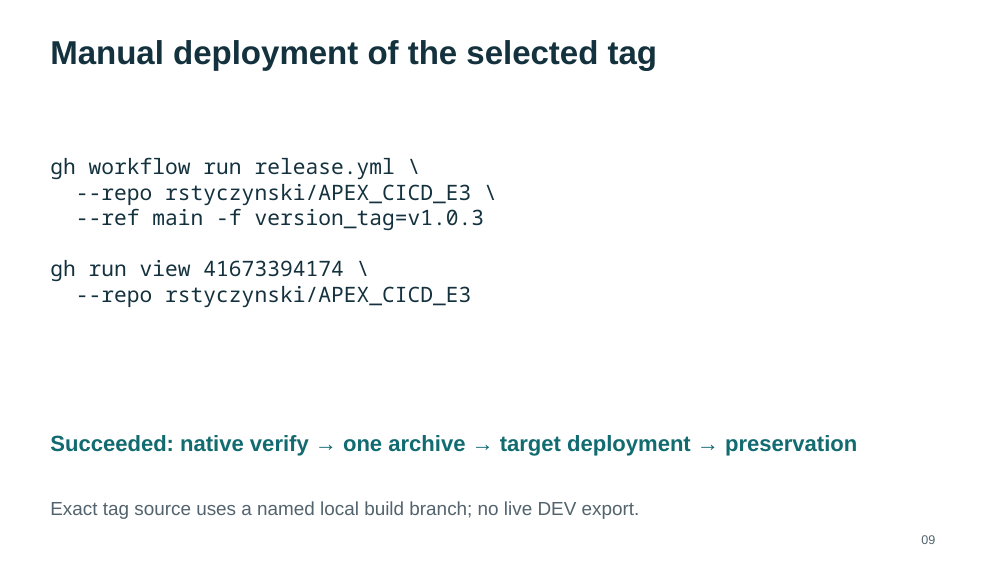
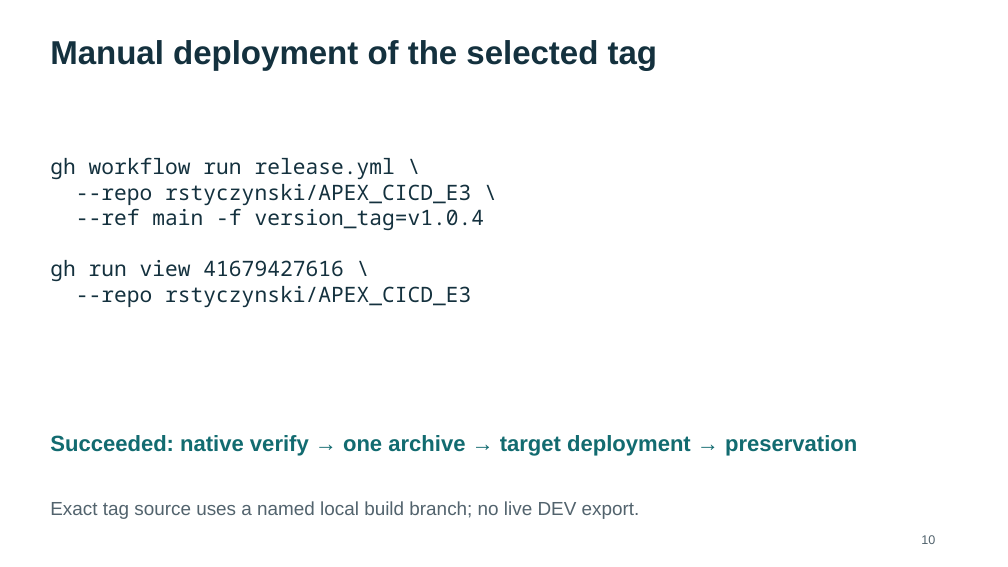
Before and after one commit to rstyczynski/APEX_CICD, a slide deck: slide 10 of progress/E.3/sprint_E.3_increment_demo.pptx (slide 9 before the commit). Drawn at 1008x567 pixels with LibreOffice and Linux fonts; fonts in the diff are those of the drawing. Boxes give left, top, right and bottom in pixels: in the first picture for what was removed or moved away, otherwise in the second. Text is boxed around its words. In the diff, an @@ line names an element or a change of style, - is before the commit and + after.

```diff
--- a/progress/E.3/sprint_E.3_increment_demo.pptx
+++ b/progress/E.3/sprint_E.3_increment_demo.pptx
@@ text at bbox=[50, 208, 485, 281]: text changed @@
---ref main -f version_tag=v1.0.3
-gh run view 41673394174 \
+--ref main -f version_tag=v1.0.4
+gh run view 41679427616 \
@@ text at bbox=[921, 535, 935, 544]: text changed @@
-09
+10
```
Also in this commit, not shown: 10 other slides changed, 1 slide added, 55 other files.
